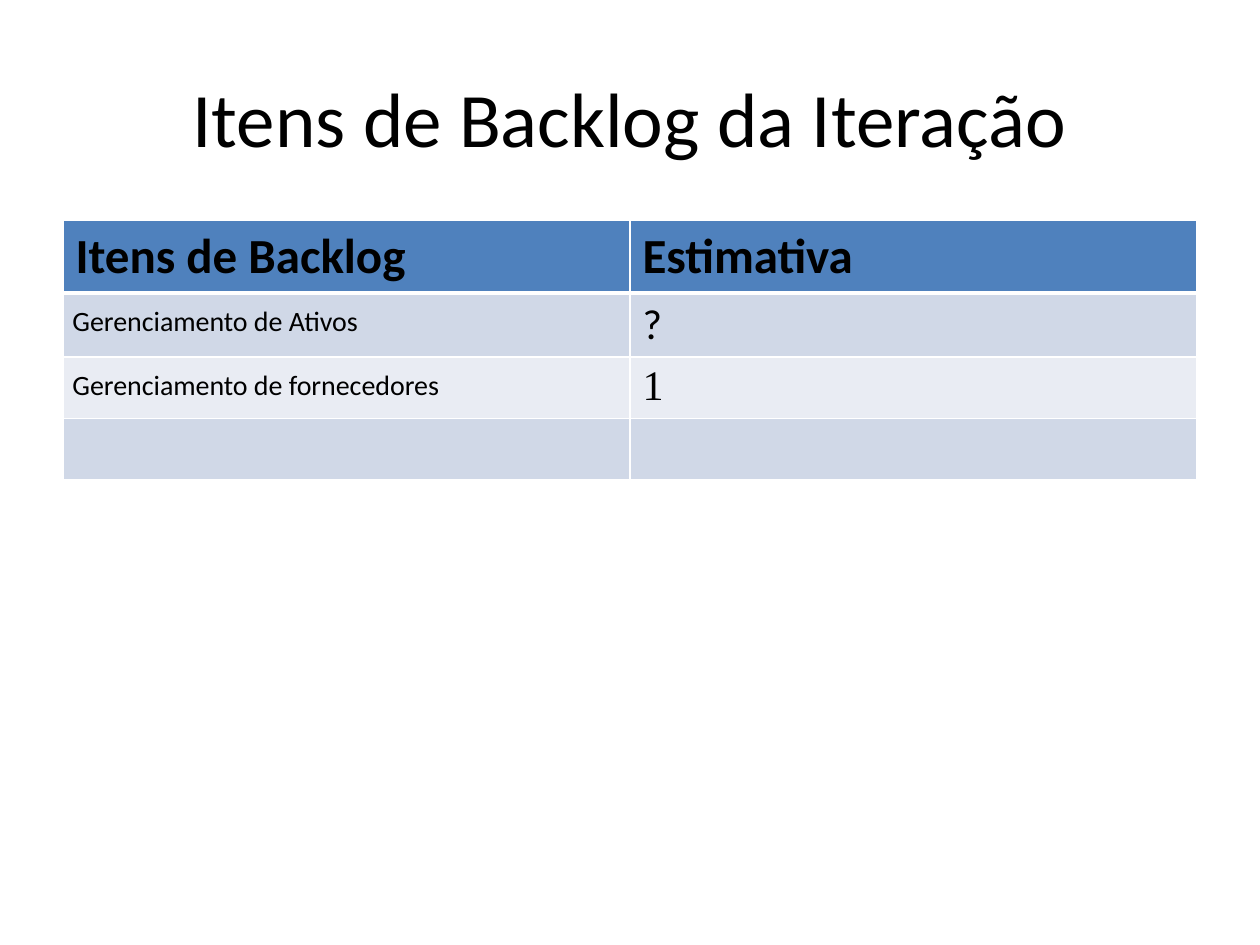
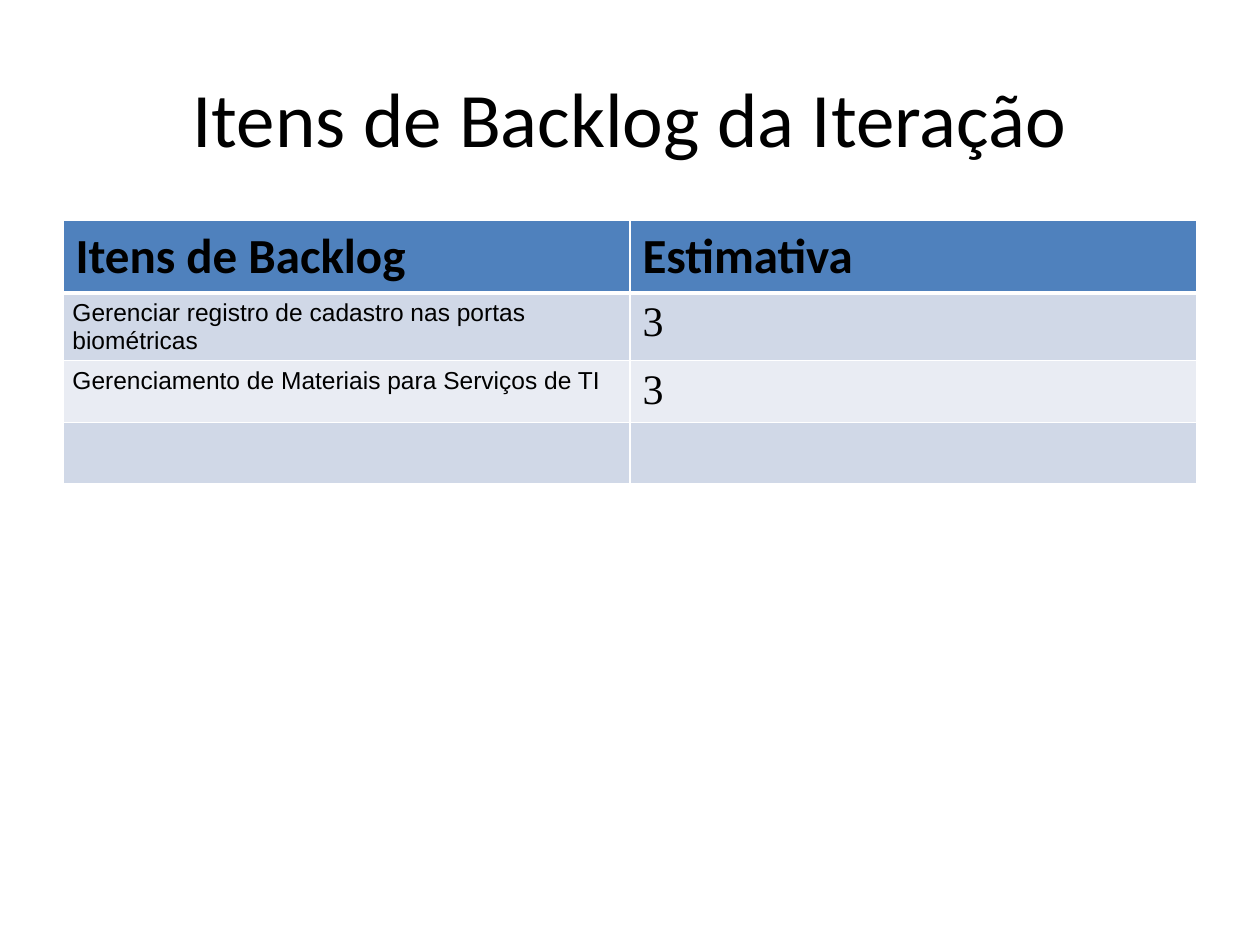
Before and after one commit to sidcleyWilker/SysTI, a slide deck: slide 4 of Projeto SysTI/002-Acompanhamento /it02/PIT-Plano de Iteracao 2.pptx. Drawn at 1260x945 pixels with LibreOffice and Linux fonts; fonts in the diff are those of the drawing. Boxes give left, top, right and bottom in pixels: in the first picture for what was removed or moved away, otherwise in the second. Text is boxed around its words. In the diff, an @@ line names an element or a change of style, - is before the commit and + after.

Commit message:
Temporariamente foi criado o modelo de acesso biometrico, criado no admin um class para visualizacao e filtros do acesso, criado um form para ajudar o cliente na hora de cadastra o acesso junto com um arquivo .js, uma url e uma funcao na view.  O modelo esta ok, o form com o arquivo .js ainda precisa ser trabalhado com Leonardo, a view esta com um erro pra corrigir.

```diff
--- a/Projeto SysTI/002-Acompanhamento /it02/PIT-Plano de Iteracao 2.pptx
+++ b/Projeto SysTI/002-Acompanhamento /it02/PIT-Plano de Iteracao 2.pptx
@@ table at [63, 220, 1197, 475] @@
-row 2, column 1: Gerenciamento de Ativos
+row 2, column 1: Gerenciar registro de cadastro nas portas biométricas
-row 2, column 2: ?
+row 2, column 2: 3
-row 3, column 1: Gerenciamento de fornecedores
+row 3, column 1: Gerenciamento de Materiais para Serviços de TI
-row 3, column 2: 1
+row 3, column 2: 3
```
Also in this commit, not shown: 2 other slides changed, 21 other files.
